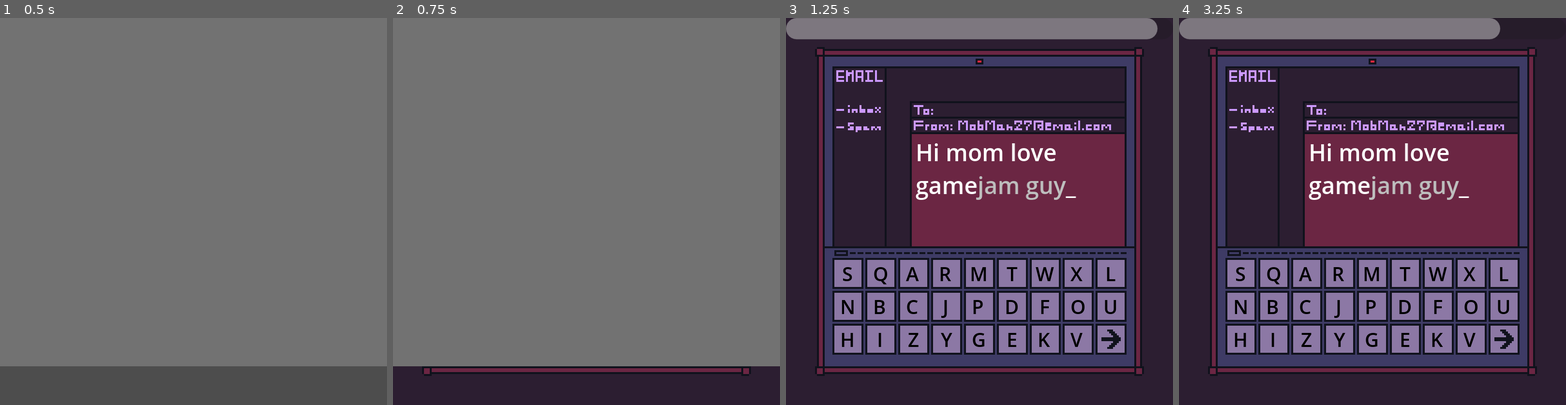
Above: before the commit, frames 1-4 (left to right).
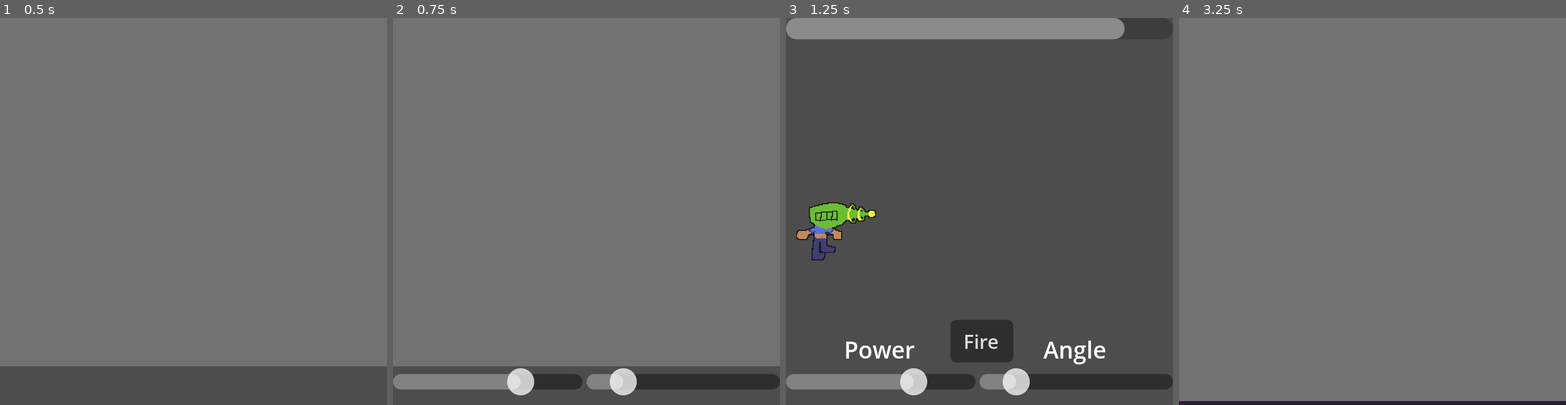
Above: after the commit, the same moments.

Repository: Loaf0/StocktonGameJam2025-2
Game: Godot game, scene res://gameplay/coreGameplay/Main.tscn
The game is run twice, just before and just after one commit, with the same random seed, the same clock (stepped at 60 frames per second) and the same inputs.
Inputs (mouse positions are in pixels of both pictures, inside the frame that each line leads up to):
- Up to frame 1 (0.5 s): no input
- Up to frame 2 (0.75 s): move the mouse to (671, 192) at 0.52 s; press the mouse at (671, 192) at 0.53 s
- Up to frame 3 (1.25 s): no input
- Up to frame 4 (3.25 s): release the mouse at (1457, 192) at 1.25 s; click (1376, 343) at 1.25 s, where only the run after the commit has a clickable "Fire"; click (1240, 273) at 2.02 s; click (1271, 273) at 2.77 s

Frame 1 is identical in both runs. In frame 2, 8.1% of the frame differs, in the area x 0-100%, y 90-100%; in frame 3, 83%; in frame 4, 94%, in the area x 0-100%, y 0-99%.

Commit message:
in progress

Diff:
--- a/gameplay/coreGameplay/Main.tscn
+++ b/gameplay/coreGameplay/Main.tscn
@@ -1,7 +1,7 @@
 [gd_scene load_steps=3 format=3 uid="uid://yjl7pni13bil"]
 
 [ext_resource type="Script" uid="uid://cl1uq3lsg8moi" path="res://gameplay/coreGameplay/GameManager.gd" id="1_odk7f"]
-[ext_resource type="PackedScene" uid="uid://svgpak5i10mb" path="res://gameplay/minigames/EmailTyper.tscn" id="2_aovv8"]
+[ext_resource type="PackedScene" uid="uid://dk0vm1432kb3m" path="res://gameplay/minigames/Catapult.tscn" id="2_aovv8"]
 
 [node name="Main" type="Node2D"]
 script = ExtResource("1_odk7f")
--- /dev/null
+++ b/gameplay/minigames/Catapult.tscn
@@ -0,0 +1,202 @@
+[gd_scene load_steps=10 format=3 uid="uid://dk0vm1432kb3m"]
+
+[ext_resource type="Script" uid="uid://dq7or2ucvdfqd" path="res://gameplay/minigames/catapult.gd" id="1_wmynx"]
+[ext_resource type="PackedScene" uid="uid://07ujs6uw6ish" path="res://gameplay/coreGameplay/MinigameTimer.tscn" id="2_38y13"]
+[ext_resource type="Texture2D" uid="uid://cgr53jbqgtl0u" path="res://assets/minigames/Oven/Cheeseburger.jpg" id="3_unhu0"]
+[ext_resource type="Texture2D" uid="uid://b8mtsgvrto5bu" path="res://assets/minigames/Catapult/CornGunGuy.png" id="4_38y13"]
+
+[sub_resource type="LabelSettings" id="LabelSettings_38y13"]
+font_size = 12
+
+[sub_resource type="Animation" id="Animation_usjo3"]
+resource_name = "Fail"
+tracks/0/type = "value"
+tracks/0/imported = false
+tracks/0/enabled = true
+tracks/0/path = NodePath("Cheeseburger:modulate")
+tracks/0/interp = 1
+tracks/0/loop_wrap = true
+tracks/0/keys = {
+"times": PackedFloat32Array(0, 1),
+"transitions": PackedFloat32Array(1, 1),
+"update": 0,
+"values": [Color(1, 1, 1, 0), Color(1, 1, 1, 1)]
+}
+tracks/1/type = "value"
+tracks/1/imported = false
+tracks/1/enabled = true
+tracks/1/path = NodePath("Cheeseburger:rotation")
+tracks/1/interp = 1
+tracks/1/loop_wrap = true
+tracks/1/keys = {
+"times": PackedFloat32Array(0),
+"transitions": PackedFloat32Array(1),
+"update": 0,
+"values": [3.1415927]
+}
+
+[sub_resource type="Animation" id="Animation_2pff3"]
+resource_name = "Pass"
+tracks/0/type = "value"
+tracks/0/imported = false
+tracks/0/enabled = true
+tracks/0/path = NodePath("Cheeseburger:modulate")
+tracks/0/interp = 1
+tracks/0/loop_wrap = true
+tracks/0/keys = {
+"times": PackedFloat32Array(0, 1),
+"transitions": PackedFloat32Array(1, 1),
+"update": 0,
+"values": [Color(1, 1, 1, 0), Color(1, 1, 1, 1)]
+}
+
+[sub_resource type="Animation" id="Animation_16em2"]
+length = 0.001
+tracks/0/type = "value"
+tracks/0/imported = false
+tracks/0/enabled = true
+tracks/0/path = NodePath("Cheeseburger:modulate")
+tracks/0/interp = 1
+tracks/0/loop_wrap = true
+tracks/0/keys = {
+"times": PackedFloat32Array(0),
+"transitions": PackedFloat32Array(1),
+"update": 0,
+"values": [Color(1, 1, 1, 0)]
+}
+tracks/1/type = "value"
+tracks/1/imported = false
+tracks/1/enabled = true
+tracks/1/path = NodePath("Cheeseburger:rotation")
+tracks/1/interp = 1
+tracks/1/loop_wrap = true
+tracks/1/keys = {
+"times": PackedFloat32Array(0),
+"transitions": PackedFloat32Array(1),
+"update": 0,
+"values": [0.0]
+}
+
+[sub_resource type="AnimationLibrary" id="AnimationLibrary_un7j3"]
+_data = {
+&"Fail": SubResource("Animation_usjo3"),
+&"Pass": SubResource("Animation_2pff3"),
+&"RESET": SubResource("Animation_16em2")
+}
+
+[node name="Catapult" type="Node2D"]
+script = ExtResource("1_wmynx")
+
+[node name="MinigameTimer" parent="." instance=ExtResource("2_38y13")]
+
+[node name="CanvasLayer" type="CanvasLayer" parent="."]
+
+[node name="Control" type="Control" parent="CanvasLayer"]
+layout_mode = 3
+anchor_top = 0.81000006
+anchor_right = 1.0
+anchor_bottom = 1.0
+offset_top = -1.5258789e-05
+grow_horizontal = 2
+grow_vertical = 0
+size_flags_horizontal = 3
+
+[node name="Power" type="HSlider" parent="CanvasLayer/Control"]
+layout_mode = 1
+anchors_preset = -1
+anchor_top = 0.395
+anchor_right = 0.49
+anchor_bottom = 1.0
+offset_top = -0.010000229
+grow_vertical = 0
+
+[node name="Label" type="Label" parent="CanvasLayer/Control/Power"]
+layout_mode = 1
+anchors_preset = -1
+anchor_top = -0.75200003
+anchor_right = 0.99000007
+offset_top = 0.7920008
+offset_bottom = 8.0
+text = "Power"
+label_settings = SubResource("LabelSettings_38y13")
+horizontal_alignment = 1
+vertical_alignment = 1
+
+[node name="Angle" type="HSlider" parent="CanvasLayer/Control"]
+layout_mode = 1
+anchors_preset = 3
+anchor_left = 1.0
+anchor_top = 1.0
+anchor_right = 1.0
+anchor_bottom = 1.0
+offset_left = -100.0
+offset_top = -23.0
+grow_horizontal = 0
+grow_vertical = 0
+
+[node name="Label" type="Label" parent="CanvasLayer/Control/Angle"]
+layout_mode = 1
+anchors_preset = -1
+anchor_top = -0.75200003
+anchor_right = 0.99000007
+offset_top = 0.7920008
+offset_bottom = 8.0
+text = "Angle"
+label_settings = SubResource("LabelSettings_38y13")
+horizontal_alignment = 1
+vertical_alignment = 1
+
+[node name="Launch" type="Button" parent="CanvasLayer/Control"]
+layout_mode = 1
+anchors_preset = -1
+anchor_top = -0.23700002
+anchor_right = 1.0
+anchor_bottom = 1.0
+offset_left = 85.0
+offset_top = 3.0060005
+offset_right = -82.5
+offset_bottom = -22.0
+grow_horizontal = 2
+theme_override_font_sizes/font_size = 10
+text = "Fire"
+
+[node name="AnimationPlayer" type="AnimationPlayer" parent="."]
+libraries = {
+&"": SubResource("AnimationLibrary_un7j3")
+}
+
+[node name="Cheeseburger" type="Sprite2D" parent="."]
+modulate = Color(1, 1, 1, 0)
+position = Vector2(592, 353)
+scale = Vector2(0.2, 0.2)
+texture = ExtResource("3_unhu0")
+
+[node name="Game" type="Node2D" parent="."]
+
+[node name="CatapultBase" type="Node2D" parent="Game"]
+
+[node name="Sprite2D" type="Sprite2D" parent="Game/CatapultBase"]
+position = Vector2(23.25, 105.75)
+scale = Vector2(0.47500002, 0.47500002)
+texture = ExtResource("4_38y13")
+
+[node name="Projectile" type="Node2D" parent="Game"]
+
+[node name="Sprite2D" type="Sprite2D" parent="Game/Projectile"]
+position = Vector2(65.3925, 96.6075)
+scale = Vector2(0.80166686, 0.80166686)
+texture = ExtResource("4_38y13")
+region_enabled = true
+region_rect = Rect2(90, 36, 9, 9)
+
+[node name="Target" type="Node2D" parent="Game"]
+
+[node name="Sprite2D" type="Sprite2D" parent="Game/Target"]
+position = Vector2(157, 130)
+texture = ExtResource("4_38y13")
+region_enabled = true
+region_rect = Rect2(27.481224, 65.333595, 29.777779, 26.962967)
+
+[node name="Estimation" type="Line2D" parent="Game"]
+
+[node name="Timer" type="Timer" parent="Game"]
--- a/gameplay/minigames/Oven.tscn
+++ b/gameplay/minigames/Oven.tscn
@@ -125,6 +125,7 @@
 offset_bottom = 0.5
 grow_horizontal = 2
 grow_vertical = 2
+mouse_filter = 1
 
 [node name="ButtonContainer2" type="Control" parent="CanvasLayer/Control"]
 layout_mode = 2
@@ -156,6 +157,7 @@
 offset_bottom = 0.49599934
 grow_horizontal = 2
 grow_vertical = 2
+mouse_filter = 1
 
 [node name="ButtonContainer3" type="Control" parent="CanvasLayer/Control"]
 layout_mode = 2
@@ -186,6 +188,7 @@
 anchor_bottom = 0.5
 grow_horizontal = 2
 grow_vertical = 2
+mouse_filter = 1
 
 [node name="AnimationPlayer" type="AnimationPlayer" parent="."]
 libraries = {
--- /dev/null
+++ b/gameplay/minigames/catapult.gd
@@ -0,0 +1,97 @@
+extends Minigame
+
+@onready var power_slider := $CanvasLayer/Control/Power
+@onready var angle_slider := $CanvasLayer/Control/Angle
+@onready var launch_button := $CanvasLayer/Control/Launch
+@onready var projectile := $Game/Projectile
+@onready var target := $Game/Target
+@onready var arc_line := $Game/Estimation
+@onready var timer := $Game/Timer
+@onready var anim := $AnimationPlayer
+
+var gravity := Vector2(0, 400)
+var projectile_velocity := Vector2.ZERO
+var launched := false
+var target_hit := false
+
+var power_range := Vector2(150, 400)
+var angle_range := Vector2(15, 75)
+
+func start():
+	randomize()
+	_reset_projectile()
+	var dist_min = 500 + (difficulty * 100)
+	var dist_max = 800 + (difficulty * 150)
+	var height_min = 250 - (difficulty * 20)
+	var height_max = 400 + (difficulty * 30)
+	target.position = Vector2(randf_range(dist_min, dist_max), randf_range(height_min, height_max))
+	gravity.y = 300 + randf_range(0, difficulty * 80)
+	power_slider.value = randf_range(0, power_slider.max_value)
+	angle_slider.value = randf_range(0, angle_slider.max_value)
+	angle_slider.value_changed.connect(_update_arc)
+	power_slider.value_changed.connect(_update_arc)
+	launch_button.pressed.connect(_on_launch_pressed)
+	_update_arc()
+
+func _update_arc(_v = 0):
+	var angle_deg = lerp(angle_range.x, angle_range.y, angle_slider.value / angle_slider.max_value)
+	var power = lerp(power_range.x, power_range.y, power_slider.value / power_slider.max_value)
+	var angle_rad = deg_to_rad(angle_deg)
+	var v0 = Vector2(cos(angle_rad), -sin(angle_rad)) * power
+	var points = []
+	for t in range(0, 50):
+		var time = t * 0.1
+		var pos = Vector2(v0.x * time, v0.y * time + 0.5 * gravity.y * time * time)
+		points.append(projectile.position + pos)
+	arc_line.points = points
+
+func _on_launch_pressed():
+	if launched:
+		return
+	launched = true
+	var angle_deg = lerp(angle_range.x, angle_range.y, angle_slider.value / angle_slider.max_value)
+	var power = lerp(power_range.x, power_range.y, power_slider.value / power_slider.max_value)
+	var angle_rad = deg_to_rad(angle_deg)
+	projectile_velocity = Vector2(cos(angle_rad), -sin(angle_rad)) * power
+	timer.start(5.0)
+	arc_line.visible = false
+
+func _process(delta):
+	if launched:
+		projectile.position += projectile_velocity * delta
+		projectile_velocity += gravity * delta
+		if projectile.position.y > 500:
+			_finish(false)
+		elif projectile.position.distance_to(target.position) < 30:
+			_finish(true)
+
+func _finish(success: bool):
+	if target_hit or not launched:
+		return
+	target_hit = success
+	launched = false
+	if success:
+		emit_signal("minigame_finished", true)
+	else:
+		emit_signal("minigame_finished", false)
+	timer.stop()
+	await _play_finish_animation(success)
+	_reset_projectile()
+
+func _reset_projectile():
+	projectile.position = Vector2(150, 400)
+	projectile_velocity = Vector2.ZERO
+	launched = false
+	target_hit = false
+	arc_line.visible = true
+	_update_arc()
+
+func _on_time_up():
+	_finish(false)
+
+func _play_finish_animation(success: bool):
+	if success:
+		anim.play("Pass")
+	else:
+		anim.play("Fail")
+	return await anim.animation_finished
Binary file added: assets/minigames/Catapult/CornGunGuy.png
Not shown, added: assets/minigames/Catapult/CornGunGuy.png.import
Not shown, added: gameplay/minigames/catapult.gd.uid
